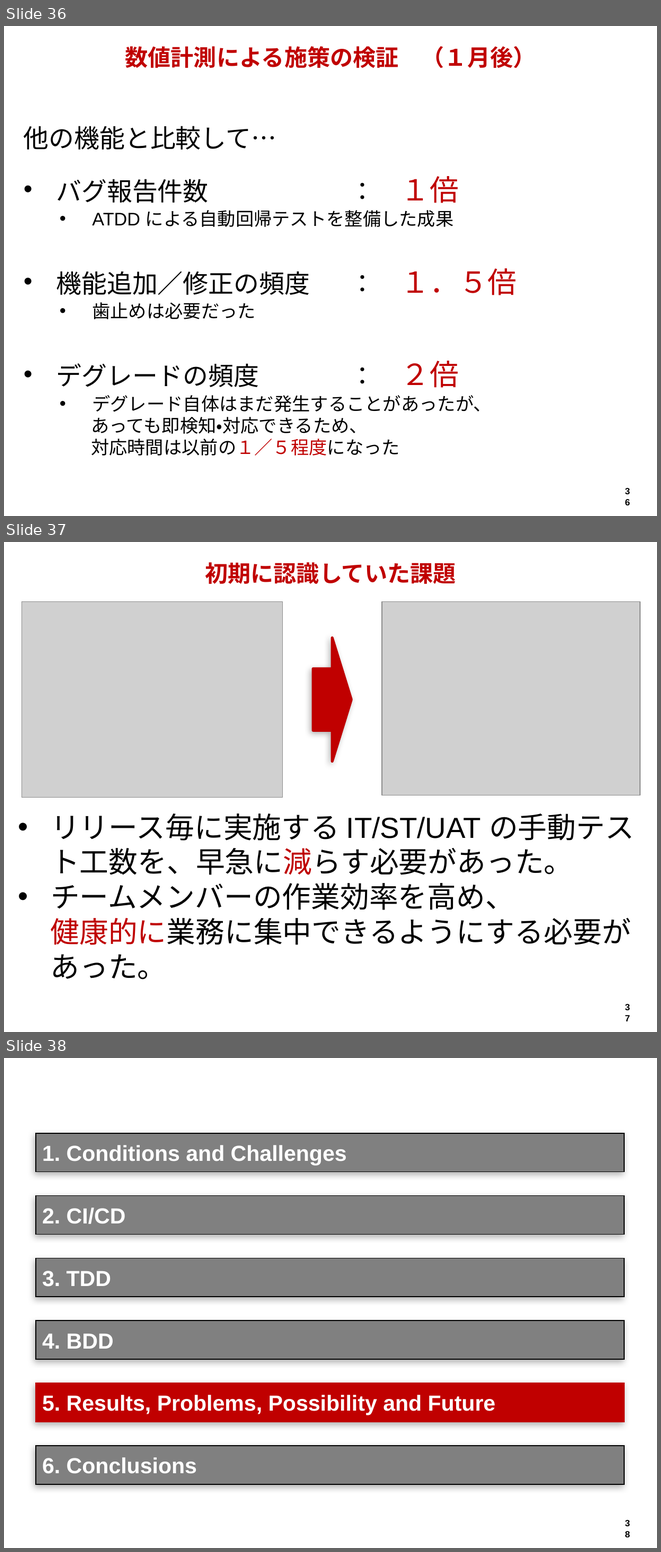
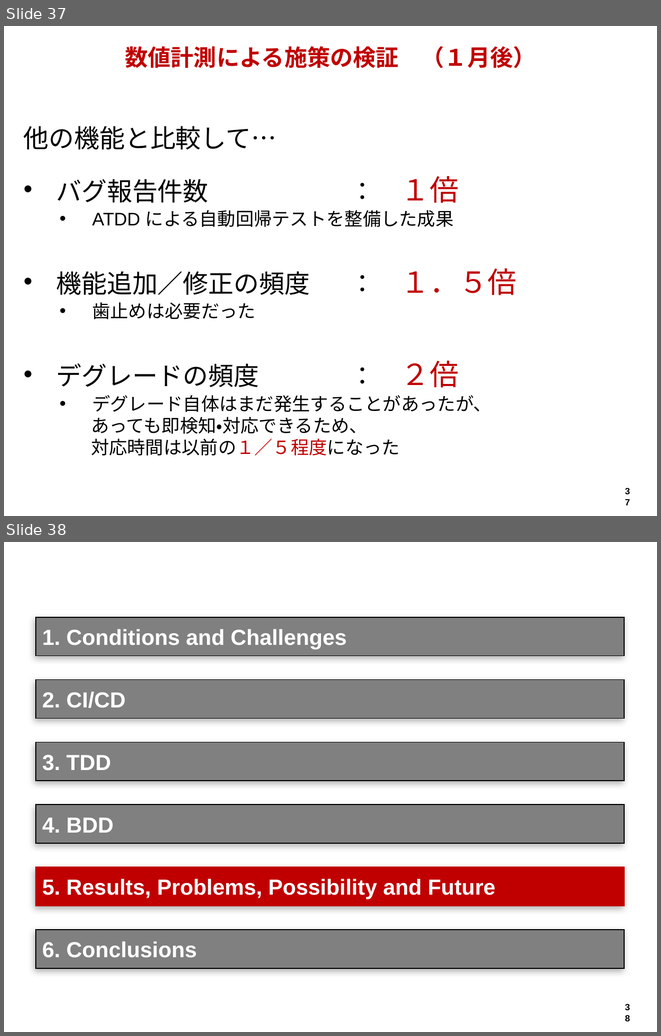
Before and after one commit to hageyahhoo/agile2014, a slide deck: presentations/TechnologyDrivenDevelopment.pptx. Shown one above the other, each under a label of ours: slides 36, 37 and 38 before the commit, slides 37 and 38 after it. The pictures are 661x1552 and 661x1036 pixels, drawn with LibreOffice and Linux fonts; fonts in the diff are those of the drawing; grey boxes stand for pictures; background and template pictures are left out. Boxes give left, top, right and bottom in pixels: in the first picture for what was removed or moved away, otherwise in the second. Text is boxed around its words. In the diff, an @@ line names an element or a change of style, - is before the commit and + after.

```diff
--- a/presentations/TechnologyDrivenDevelopment.pptx
+++ b/presentations/TechnologyDrivenDevelopment.pptx
@@ slide 37 removed at [4, 542, 657, 1032], background #FFFFFF; not listed: 1 template element that a slide beside it also shows @@
@@ title removed at [205, 562, 456, 584] @@
-初期に認識していた課題
@@ picture removed at [22, 602, 283, 797] @@
@@ picture removed at [382, 602, 640, 795] @@
@@ down arrow removed at [313, 638, 351, 761] @@
@@ text removed at [51, 813, 634, 979] @@
-• リリース毎に実施する IT/ST/UAT の手動テスト工数を、早急に減らす必要があった。
-• チームメンバーの作業効率を高め、
-健康的に業務に集中できるようにする必要があった。
@@ what was slide 36 is now slide 37 @@
@@ page number at [618, 482, 637, 500]: text changed @@
-36
+37
```
Also in this commit, not shown: 5 slides changed, 10 slides added, 4 other slides removed.
